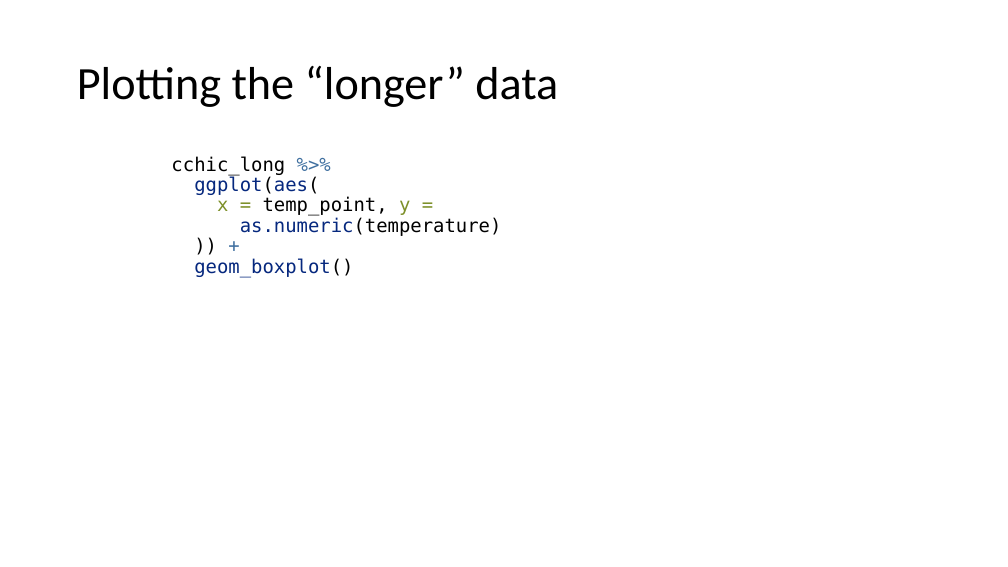
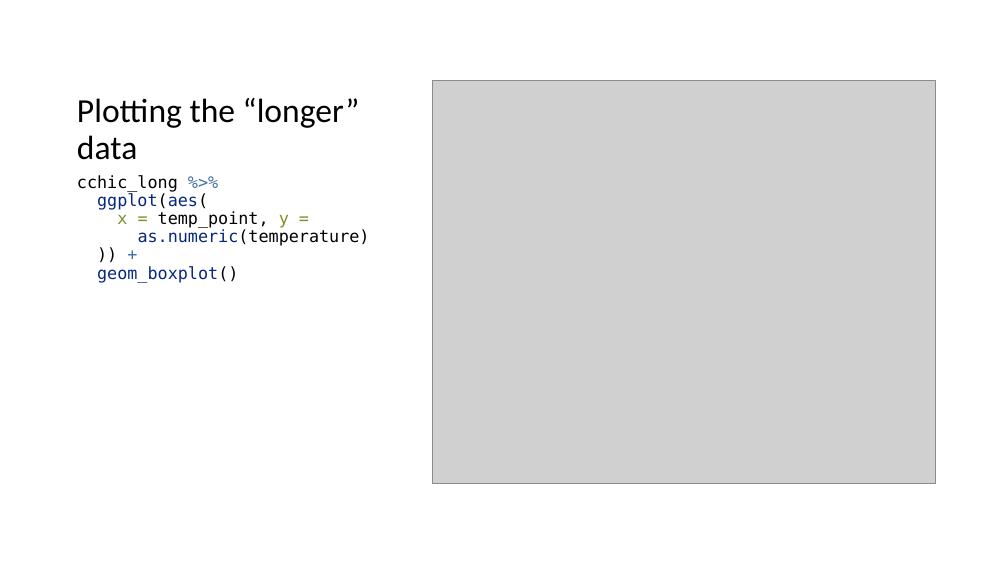
Before and after one commit to ClinicianCoders/ClinicianCoders, a slide deck: slide 32 of Workshops/Workshop4.pptx. Drawn at 1008x567 pixels with LibreOffice and Linux fonts; fonts in the diff are those of the drawing; grey boxes stand for pictures. Boxes give left, top, right and bottom in pixels: in the first picture for what was removed or moved away, otherwise in the second. Text is boxed around its words. In the diff, an @@ line names an element or a change of style, - is before the commit and + after.

```diff
--- a/Workshops/Workshop4.pptx
+++ b/Workshops/Workshop4.pptx
@@ title "Plotting the “longer” data": place and size @@
-title "Plotting the “longer” data" at bbox=[77, 66, 558, 107]
+title "Plotting the “longer” data" at bbox=[77, 98, 360, 160]
@@ title "Plotting the “longer” data" at bbox=[77, 98, 360, 160]: size 44 to 32 pt; vertical alignment middle to bottom @@
@@ picture added at bbox=[433, 81, 935, 483] @@
@@ text "cchic_long %>% ggplot(aes( x = ...": place and size @@
-text "cchic_long %>% ggplot(aes( x = ..." at bbox=[171, 156, 502, 278]
+text "cchic_long %>% ggplot(aes( x = ..." at bbox=[77, 175, 370, 283]
@@ text "cchic_long %>% ggplot(aes( x = ..." at bbox=[77, 175, 370, 283]: size 18 to 16 pt; indent changed; less space between paragraphs @@
```
Also in this commit, not shown: 33 other slides changed, 1 slide removed, 1 other file.
